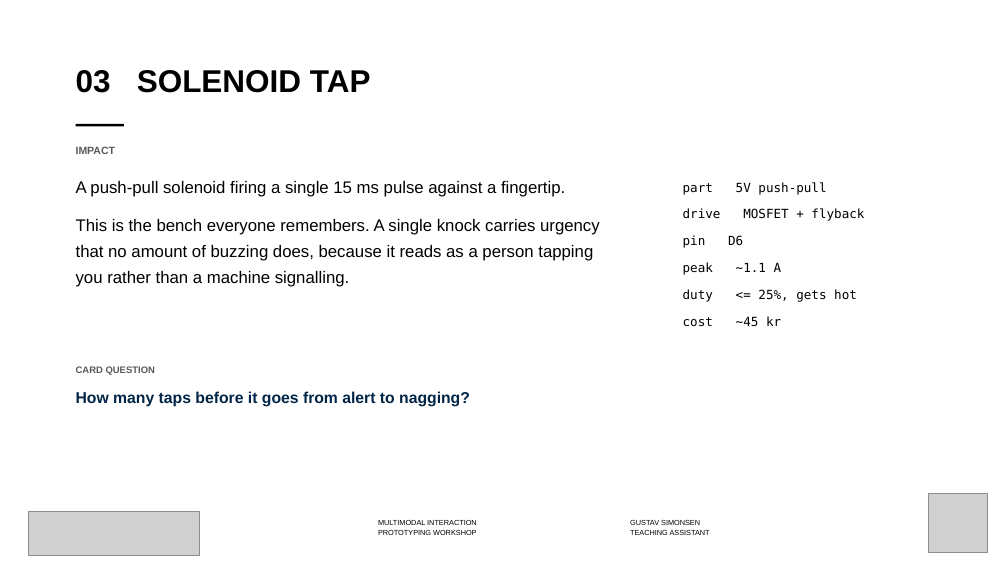
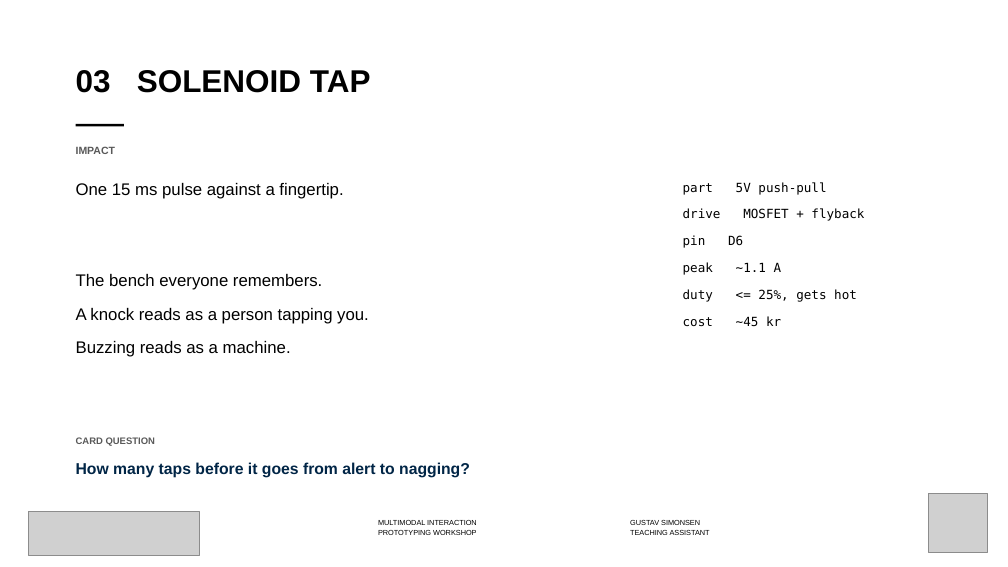
Before and after one commit to labtools-au/multimodal-actuator-workshop, a slide deck: slide 8 of docs/multimodal-actuator-workshop.pptx. Drawn at 1008x567 pixels with LibreOffice and Linux fonts; fonts in the diff are those of the drawing; grey boxes stand for pictures; background and template pictures are left out. Boxes give left, top, right and bottom in pixels: in the first picture for what was removed or moved away, otherwise in the second. Text is boxed around its words. In the diff, an @@ line names an element or a change of style, - is before the commit and + after.

```diff
--- a/docs/multimodal-actuator-workshop.pptx
+++ b/docs/multimodal-actuator-workshop.pptx
@@ text at (76, 183, 369, 357): text changed @@
-A push-pull solenoid firing a single 15 ms pulse against a fingertip.
-This is the bench everyone remembers. A single knock carries urgency that no amount of buzzing does, because it reads as a person tapping you rather than a machine signalling.
+One 15 ms pulse against a fingertip.
+The bench everyone remembers.
+A knock reads as a person tapping you.
+Buzzing reads as a machine.
```
Also in this commit, not shown: 12 other slides changed, 4 other files.
